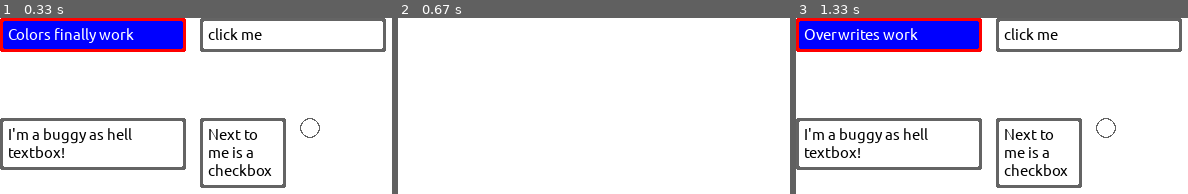
Above: before the commit, frames 1-3 (left to right).
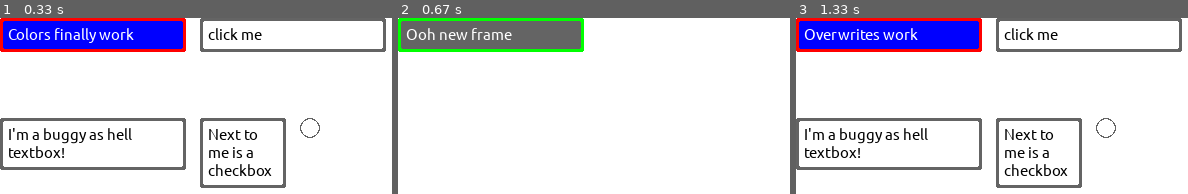
Above: after the commit, the same moments.

Repository: Camleaf/ICS3U
Game: pygame game, started from U3/lib/pymenu/pymenutest.py
Same seed, same stepped clock (60 frames per second), same inputs: the game is played once before the commit and once after it.
Inputs (mouse positions are in pixels of both pictures, inside the frame that each line leads up to):
- Up to frame 1 (0.33 s): no input
- Up to frame 2 (0.67 s): tap  at 0.33 s
- Up to frame 3 (1.33 s): tap  at 0.67 s; click (1090, 35) at 1.07 s

Frame 1 is identical in both runs. In frame 2, 9.0% of the frame differs, in the area x 0-48%, y 0-20%; in frame 3, nothing differs.

Commit message:
give better frame example

Diff:
--- a/U3/lib/pymenu/pymenutest.py
+++ b/U3/lib/pymenu/pymenutest.py
@@ -13,6 +13,8 @@
 WHITE=(255,255,255)
 BLUE = (0, 0, 255)
 RED = (255, 0, 0)
+GREY = (100,100,100)
+GREEN = (0,255,0)
 
 switch = ["Overwrites work", "Hehehehehehheehe"]
 idx = 0
@@ -44,6 +46,13 @@
 frame_ids = ["f1", "f2"]
 current_frame = 0
 window.pack(grid, (0,0))
+window.save_frame("f1", flush=True)
+
+label = mu.Label(window, "Ooh new frame", width=170, text_size=15, border_width=3, corner_radius=2, border_color=GREEN, background_color=GREY, text_color=WHITE)
+window.pack(label,(0,0),ID="testlabel")
+window.save_frame("f2", flush=True)
+
+window.load_frame("f1")
 tick = 0
 while True:
     for event in pg.event.get():
@@ -70,13 +79,12 @@
     elif keys[pg.K_RIGHT] and tick == 3: # demonstrates textbox cursor moving right
         tick = 0
         window.keyboardInteraction("rspr")
-    elif keys[pg.K_RIGHTBRACKET] and tick ==3: # demonstrates frame save feature
+    elif keys[pg.K_RIGHTBRACKET] and tick ==3: # demonstrates frame load feature
         tick =0
-        window.save_frame(frame_ids[current_frame])
-        current_frame = 1 if current_frame == 0 else 0
+        window.load_frame("f2")
     elif keys[pg.K_LEFTBRACKET] and tick == 3: # demonstrates frame load
 
-        window.load_frame(frame_ids[0])
+        window.load_frame("f1")
         tick = 0
 
 
